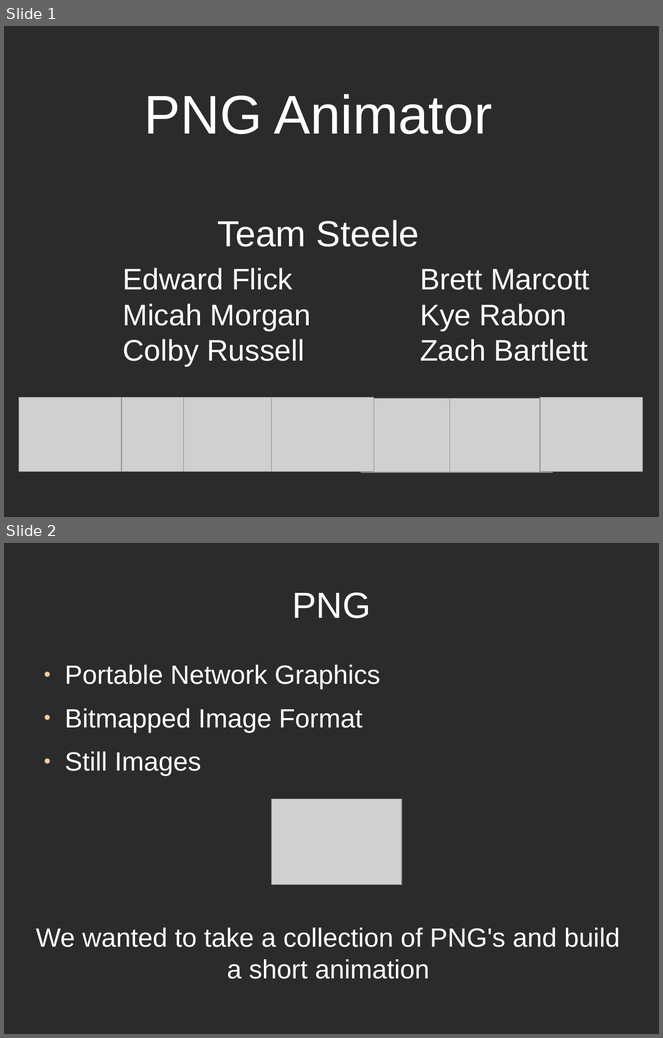
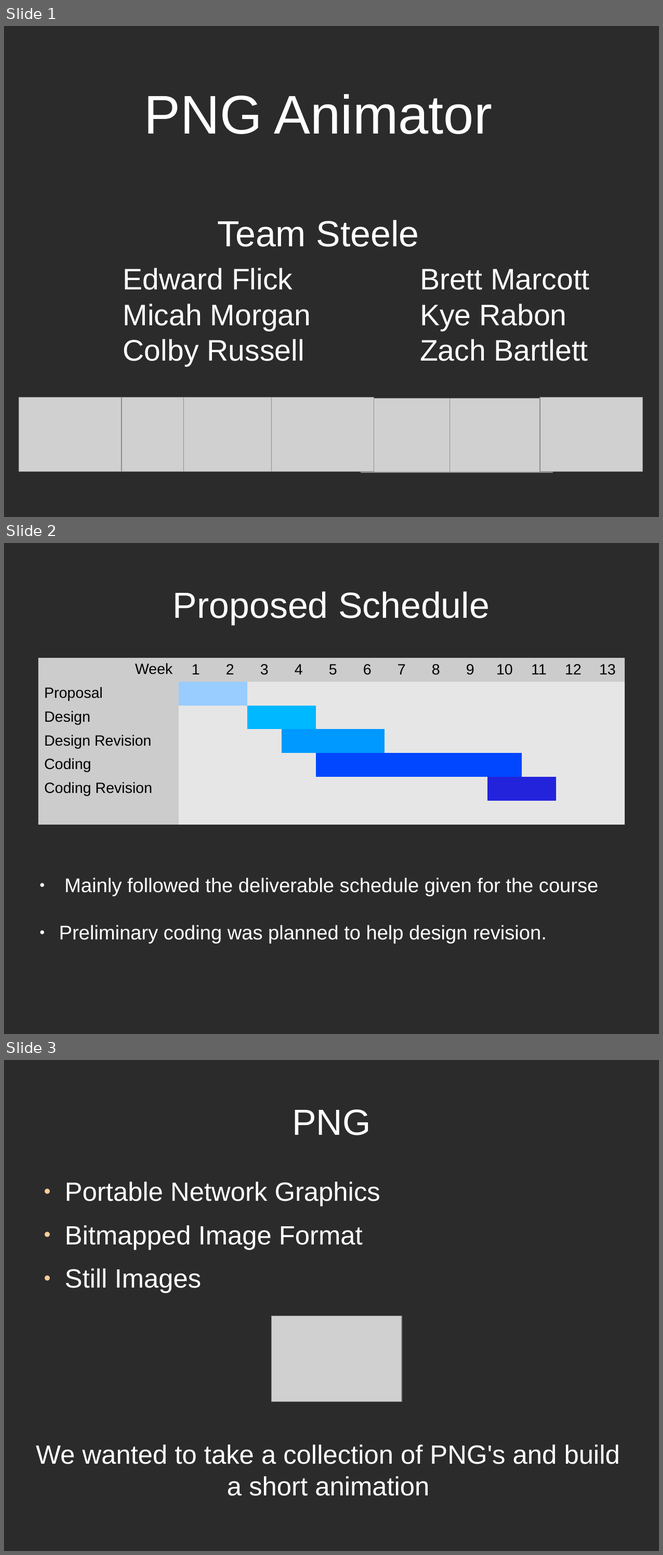
Before and after one commit to directrix1/se2, a slide deck: wip/SE2Presentation.odp. Shown one above the other, each under a label of ours: slides 1 and 2 before the commit, slides 1, 2 and 3 after it. The pictures are 663x1038 and 663x1555 pixels, drawn with LibreOffice and Linux fonts; fonts in the diff are those of the drawing; grey boxes stand for pictures; background and template pictures are left out; a plain dark background stands for a picture behind light text. Boxes give left, top, right and bottom in pixels: in the first picture for what was removed or moved away, otherwise in the second. Text is boxed around its words. In the diff, an @@ line names an element or a change of style, - is before the commit and + after.

```diff
--- a/wip/SE2Presentation.odp
+++ b/wip/SE2Presentation.odp
@@ slide 2 added at [4, 543, 659, 1034], background picture (left out) @@
@@ title added at [173, 591, 490, 625], 44 pt, text #FFFFFF @@
+Proposed Schedule
@@ table added at [38, 658, 627, 817], 7 rows, 14 columns @@
+Week | 1 | 2 | 3 | 4 | 5 | 6 | 7 | 8 | 9 | 10 | 11 | 12 | 13
+Proposal |  |  |  |  |  |  |  |  |  |  |  |  | 
+Design |  |  |  |  |  |  |  |  |  |  |  |  | 
+Design Revision |  |  |  |  |  |  |  |  |  |  |  |  | 
+Coding |  |  |  |  |  |  |  |  |  |  |  |  | 
+Coding Revision |  |  |  |  |  |  |  |  |  |  |  |  | 
+ |  |  |  |  |  |  |  |  |  |  |  |  | 
@@ text added at [59, 878, 598, 944], 24 pt, text #FFFFFF @@
+● Mainly followed the deliverable schedule given for the course
+● Preliminary coding was planned to help design revision.
@@ what was slide 2 is now slide 3 @@
```
